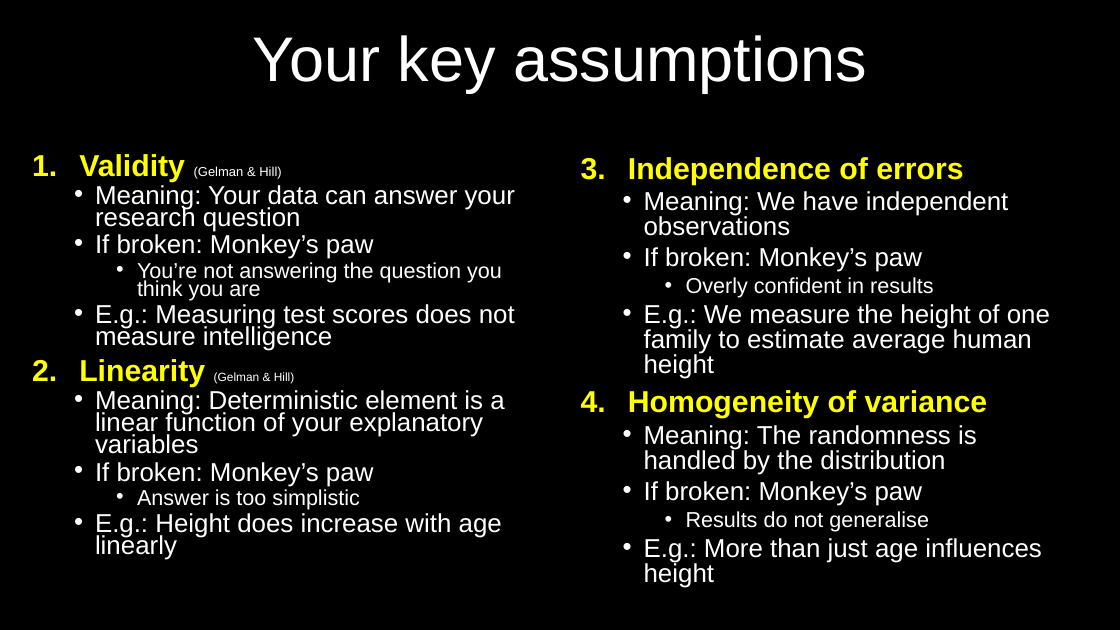
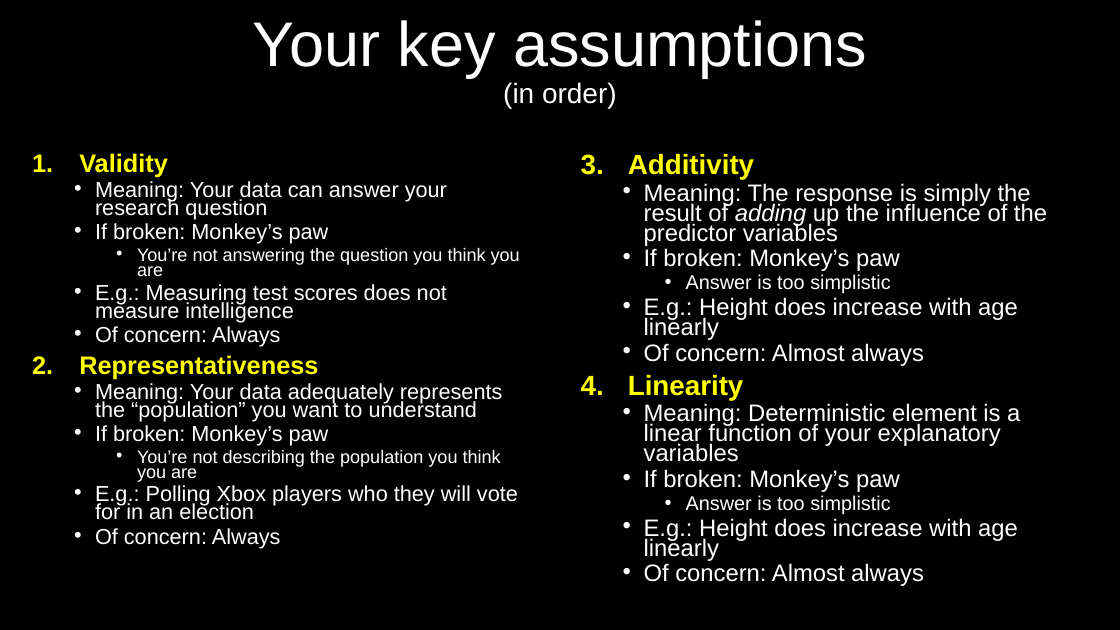
Before and after one commit to DeonRoos/stats-for-biologists, a slide deck: slide 24 of Lectures/Lecture 01.2 Introduction to linear models.pptx. Drawn at 1120x630 pixels with LibreOffice and Linux fonts; fonts in the diff are those of the drawing. Boxes give left, top, right and bottom in pixels: in the first picture for what was removed or moved away, otherwise in the second. Text is boxed around its words. In the diff, an @@ line names an element or a change of style, - is before the commit and + after.

```diff
--- a/Lectures/Lecture 01.2 Introduction to linear models.pptx
+++ b/Lectures/Lecture 01.2 Introduction to linear models.pptx
@@ title at [253,20,867,109]: text changed @@
-Your key assumptions
+Your key assumptions
+(in order)
@@ text at [79,153,168,178]: text changed; size 11.1 to 21.7 pt; text colour #FFFFFF to #FFFF00; bold on @@
-1. Validity (Gelman & Hill)
+1. Validity
@@ text at [628,154,1047,246]: text changed; size 22.2 to 20.4 pt @@
-3. Independence of errors
-  • Meaning: We have independent observations
+3. Additivity
+  • Meaning: The response is simply the result of adding up the influence of the predictor variables
@@ text at [95,181,520,446]: size 22.2 to 18.6 pt in "Meaning: Your data can answer your research ...", "If broken: Monkey’s paw", "E.g.: Measuring test scores does not measure ...", "If broken: Monkey’s paw"; size 18.5 to 15.5 pt in "You’re not answering the question you think ..." @@
@@ text at [644,248,900,492]: size 22.2 to 20.4 pt in "If broken: Monkey’s paw", "If broken: Monkey’s paw"; line spacing 0.8 to 0.7 @@
@@ text at [628,274,1020,462]: text changed; size 22.2 to 20.4 pt @@
-    • Overly confident in results
-  • E.g.: We measure the height of one family to estimate average human height
-4. Homogeneity of variance
-  • Meaning: The randomness is handled by the distribution
+    • Answer is too simplistic
+  • E.g.: Height does increase with age linearly
+  • Of concern: Almost always
+4. Linearity
+  • Meaning: Deterministic element is a linear function of your explanatory variables
@@ text at [79,326,502,422]: text changed; size 22.2 to 18.6 pt @@
-2. Linearity (Gelman & Hill)
-  • Meaning: Deterministic element is a linear function of your explanatory variables
+  • Of concern: Always
+2. Representativeness
+  • Meaning: Your data adequately represents the “population” you want to understand
@@ text at [95,450,518,548]: text changed; size 22.2 to 18.6 pt @@
-    • Answer is too simplistic
-  • E.g.: Height does increase with age linearly
+    • You’re not describing the population you think you are
+  • E.g.: Polling Xbox players who they will vote for in an election
+  • Of concern: Always
@@ text at [644,495,1018,586]: text changed; size 22.2 to 20.4 pt @@
-    • Results do not generalise
-  • E.g.: More than just age influences height
+    • Answer is too simplistic
+  • E.g.: Height does increase with age linearly
+  • Of concern: Almost always
```
Also in this commit, not shown: 5 slides added, 11 other files.
